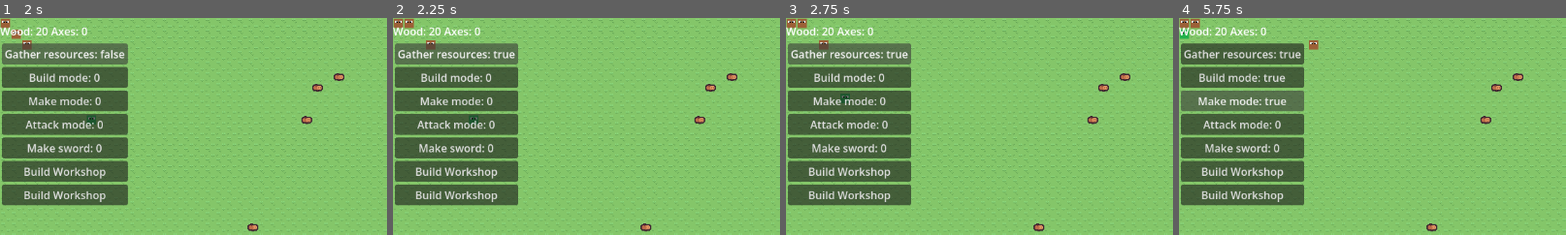
Above: before the commit, frames 1-4 (left to right).
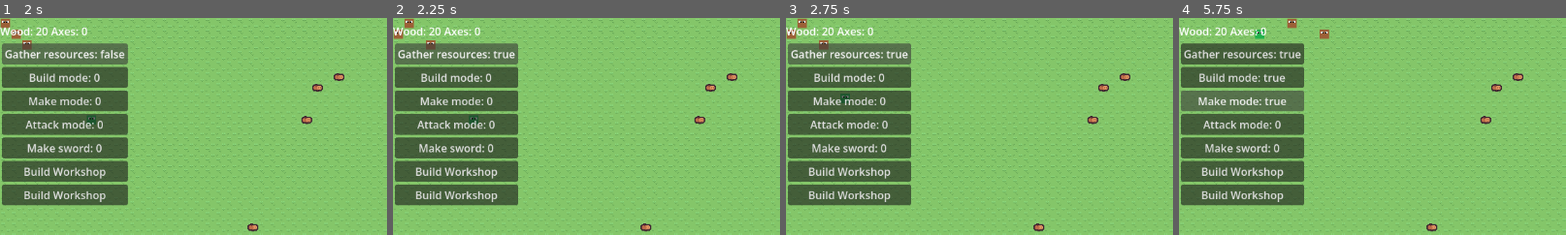
Above: after the commit, the same moments.

Repository: amandodaw/zd-prototype
Game: Godot game, scene res://scenes/world.tscn
Same seed, same stepped clock (60 frames per second), same inputs: the game is played once before the commit and once after it.
Inputs:
- Up to frame 1 (2 s): click "Gather resources: 0" at 0.5 s; click "Gather resources: true" at 1.25 s
- Up to frame 2 (2.25 s): click "Gather resources: false" at 2 s
- Up to frame 3 (2.75 s): no input
- Up to frame 4 (5.75 s): click "Build mode: 0" at 2.75 s; click "Build mode: true" at 3.5 s; click "Build mode: false" at 4.25 s; click "Make mode: 0" at 5 s
The pictures show only the part of the screen within x 0-50%, y 0-50%; the shares and areas given below are measured in that part.

Frame 1 is identical in both runs. In frame 2, 0.2% of the frame differs, in the area x 0-3%, y 0-10%; in frame 3, 0.2%; in frame 4, 0.8%, in the area x 0-39%, y 0-15%.

Commit message:
Solucionado bug de move y wander. La condición de is_cell_walkable tenía and en vez de or, y la acción de moverse se quedaba eternamente en cola si era la última acción del plan. Ahora se comprueba si la posición final es la deseada, y si no se borra la acción.

Diff:
--- a/scripts/components/actions/move_action.gd
+++ b/scripts/components/actions/move_action.gd
@@ -11,11 +11,20 @@
 	var path_comp = entity.get_component(PathComponent)
 	var move_comp = entity.get_component(MoveComponent)
 	var pos_comp = entity.get_component(PositionComponent)
+	var target_comp = entity.get_component(TargetComponent)
+	var plan_comp: PlanComponent = entity.get_component(PlanComponent)
 
 	if path_comp.needs_repath:
+		plan_comp.needs_replan = true
 		return
 
 	if path_comp.path.is_empty():
+		if !GridUtils.is_adjacent(target_comp.target_pos, pos_comp.grid_pos):
+			print("ya no tengo path...")
+			plan_comp.plan.clear()
+			plan_comp.needs_replan = true
+			plan_comp.current_action = null
+
 		finished = true
 		return
 
@@ -58,32 +67,6 @@
 	var target_comp : TargetComponent = entity.get_component(TargetComponent)
 	var plan_comp : PlanComponent = entity.get_component(PlanComponent)
 	print("terminé de moverme")
-
-# ------------------------------------------------
-# MOVE
-	#print("me estoy moviendo!")
-	#var path = entity.get_component(PathComponent)
-	#var pos = entity.get_component(PositionComponent)
-	#print("path: ", path.path)
-#
-	#if not path or path.path.is_empty():
-		#finished = true
-		#return
-#
-	#if path.current_index >= path.path.size():
-		#finished = true
-		#return
-#
-	#var next = path.path[path.current_index]
-#
-	#if pos.grid_pos == next:
-		#path.current_index += 1
-		#return
-#
-	#var dir = next - pos.grid_pos
-#
-	#if dir.x != 0:
-		#pos.grid_pos.x += sign(dir.x)
-	#elif dir.y != 0:
-		#pos.grid_pos.y += sign(dir.y)
-# ------------------------------------------------
+	print("Soy: ", entity)
+	print("Mi posición: ", entity.get_component(PositionComponent).grid_pos)
+	print("TAmao plan: ", plan_comp.plan.size())
--- a/scripts/systems/path_system.gd
+++ b/scripts/systems/path_system.gd
@@ -23,10 +23,9 @@
 	#var city_comp = entity.get_component(AIComponent).city_comp
 
 	if !astar.is_in_bounds(choosed_pos.x, choosed_pos.y):
+		fail_path(entity)
 		return
-	#Hay que revisar esta condicion. Puede dar problemas con ataques de rango
-	#Ya hecho. Si el target es el mismo que el de la posicion del attack target siempre que no sea null, elegir adyacente.
-	#Cuando haga ranged attack, elegirá otra posición para atacar
+
 	if astar.is_point_solid(target_comp.target_pos) or (target_comp.target != null and target_comp.target_pos == target_comp.target.get_component(PositionComponent).grid_pos):
 		choosed_pos = choose_adjacent(entity)
 	if choosed_pos == GridUtils.INVALID:
@@ -35,6 +34,9 @@
 
 	path_comp.path = astar.get_id_path(pos_comp.grid_pos, choosed_pos)
 	path_comp.needs_repath = false
+	if path_comp.path.is_empty():
+		fail_path(entity)
+		return
 
 func choose_adjacent(entity : Entity) -> Vector2i:
 	var target : Vector2i = entity.get_component(TargetComponent).target_pos
@@ -69,3 +71,11 @@
 	if !astar.is_in_bounds(cell.x, cell.y) or astar.is_point_solid(cell):
 		return false
 	return true
+
+func fail_path(entity: Entity):
+	var path_comp = entity.get_component(PathComponent)
+	var plan_comp = entity.get_component(PlanComponent)
+
+	path_comp.path.clear()
+	path_comp.needs_repath = false
+	plan_comp.needs_replan = true
--- a/scripts/systems/target_system.gd
+++ b/scripts/systems/target_system.gd
@@ -170,7 +170,7 @@
 func is_cell_walkable(entity: Entity, cell: Vector2i) -> bool:
 	var city_comp = entity.get_component(AIComponent).city_comp
 	var astar : AStarGrid2D = city_comp.astar
-	if astar.is_in_bounds(cell.x, cell.y) and city_comp.astar.is_point_solid(cell):
+	if !astar.is_in_bounds(cell.x, cell.y) or city_comp.astar.is_point_solid(cell):
 		return false
 
 	return true
